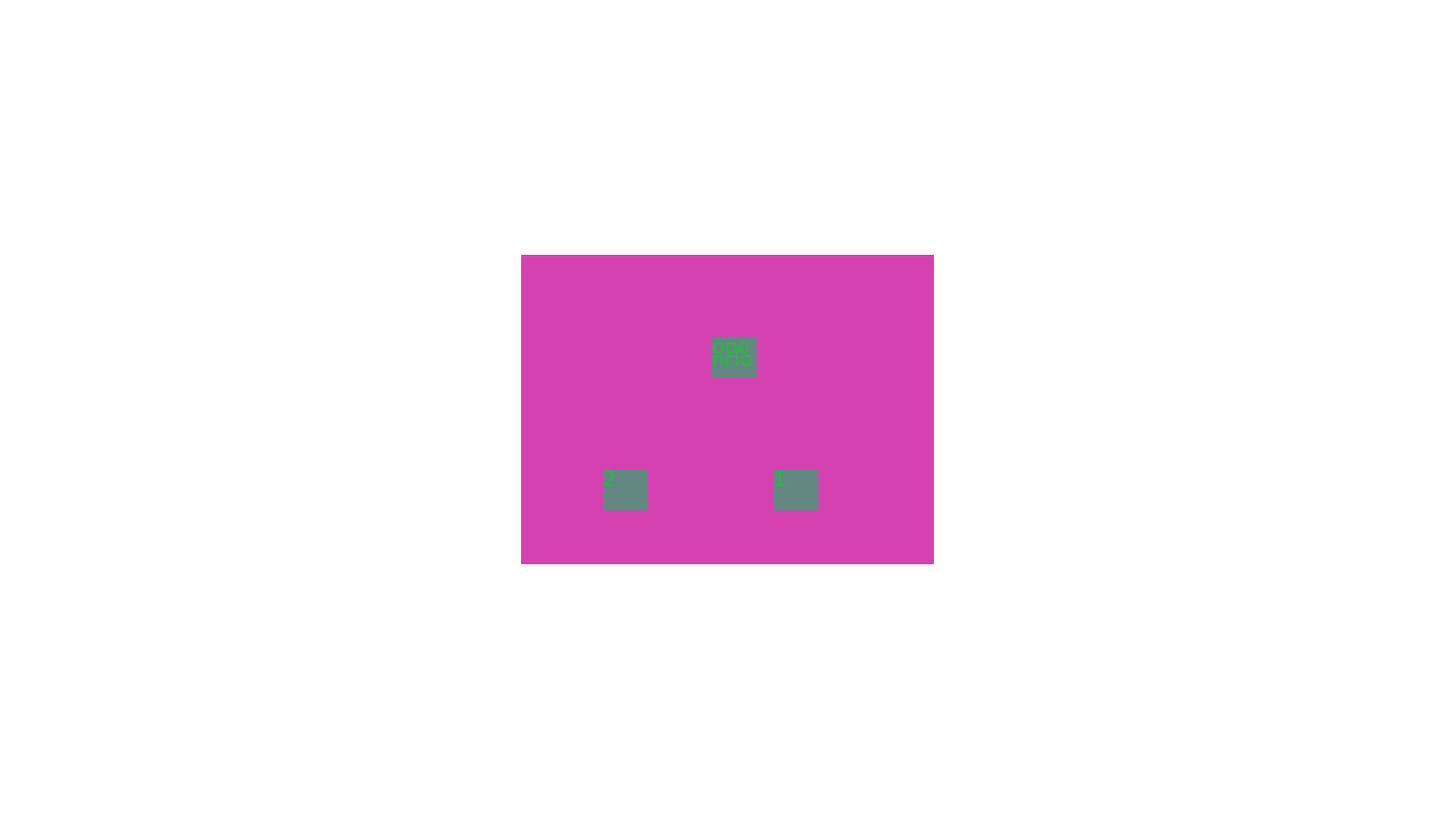
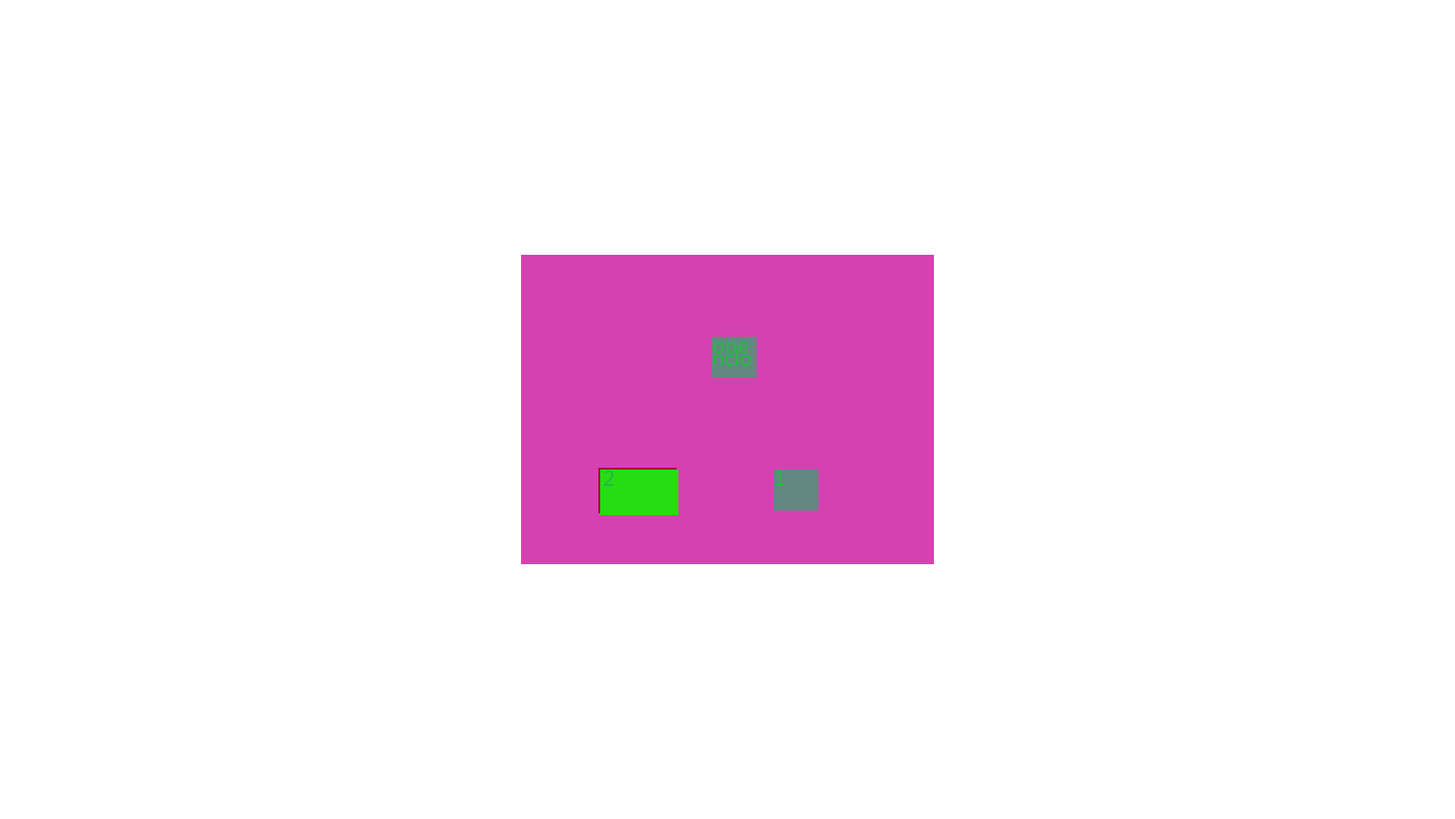
Two versions of the same layered image (1455×819). Layer-by-layer changes:
moved "mask" (3rd of 3, in "ToggleTemp@Panel" › "bodyContent" › "contentBody" › "swetch2@Toggle") above "background", painted on it, masked it over [600, 469, 679, 515]
painted on "background" (3rd of 4, in "ToggleTemp@Panel" › "bodyContent" › "contentBody" › "swetch2@Toggle"), masked it over [598, 467, 677, 514]
